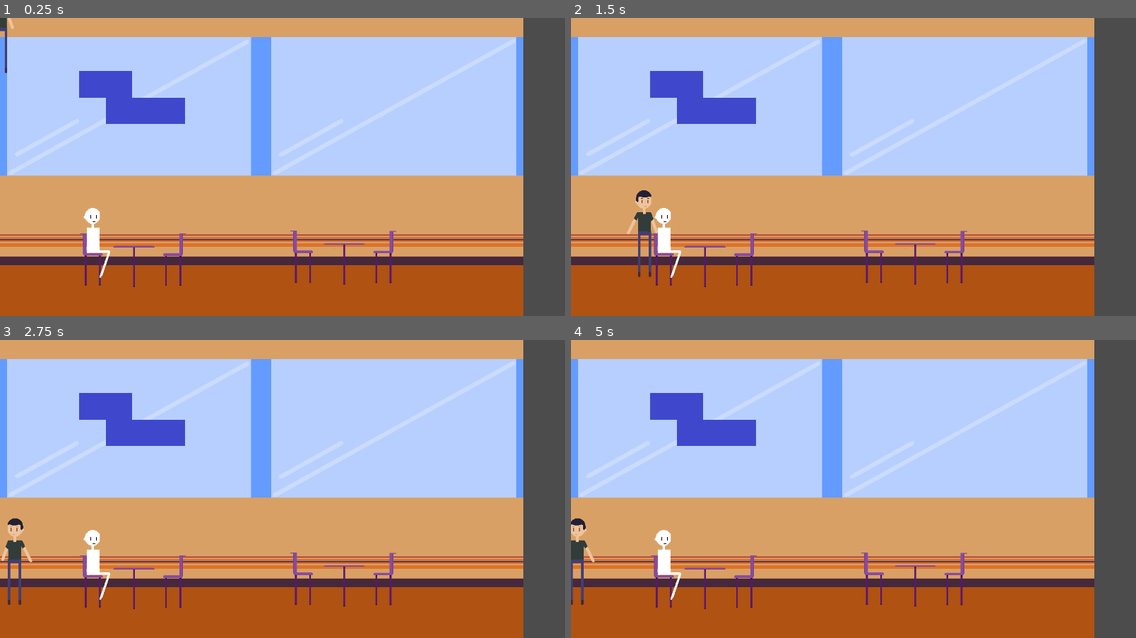
Above: before the commit, frames 1-4 (two rows, left to right).
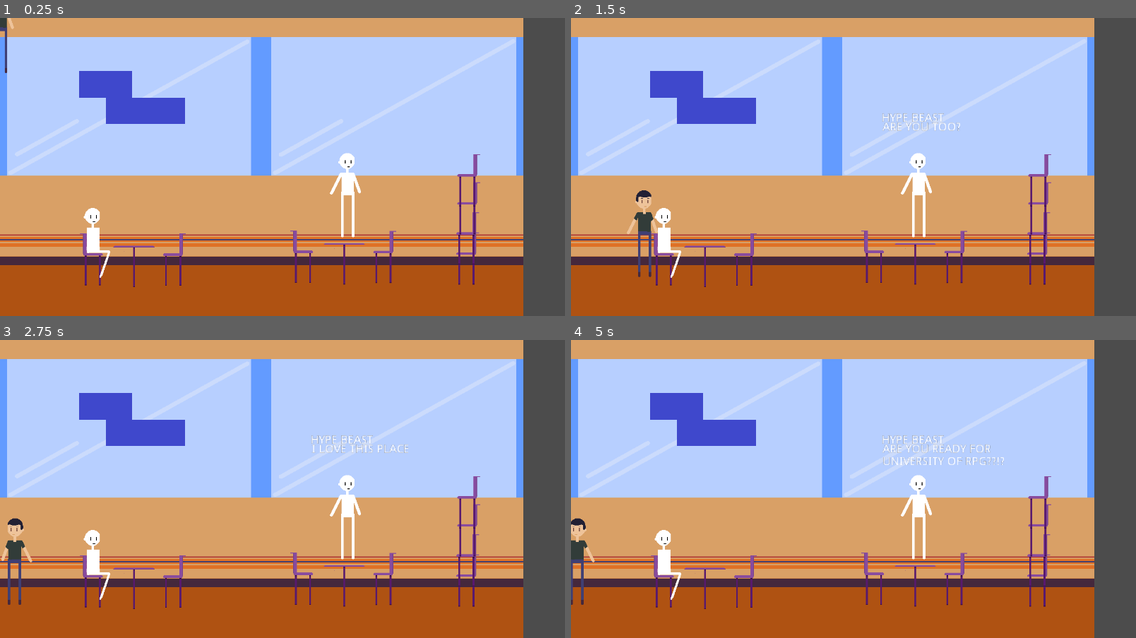
Above: after the commit, the same moments.

Repository: orangeorigins/gamejam_rpg
Game: Godot game, scene res://Scenes/DC.tscn
The game is run twice, just before and just after one commit, with the same random seed, the same clock (stepped at 60 frames per second) and the same inputs.
Inputs:
- Up to frame 1 (0.25 s): no input
- Up to frame 2 (1.5 s): tap Enter (ui_accept) at 0.5, 0.6, 0.77, 1.07, 1.35 s; hold D (right) from 0.53 s (still down)
- Up to frame 3 (2.75 s): tap Enter (ui_accept) at 1.52, 1.82, 2.1 s; release D (right) at 2.03 s; hold A (left) from 2.03 s (still down)
- Up to frame 4 (5 s): release A (left) at 2.78 s; hold D (right) 2.78-4.28 s; tap Enter (ui_accept) at 2.85, 3.02, 3.32, 3.6, 3.77, 4.07, 4.35, 4.52, 4.82 s; hold A (left) from 4.28 s (still down)

The runs differ from the first frame. In frame 1, 1.0% of the frame differs, in the area x 58-85%, y 45-90%; in frame 2, 1.3%; in frame 3, 1.3%; in frame 4, 1.5%, in the area x 55-85%, y 31-90%.

Commit message:
sample text

Diff:
--- a/project/Scenes/DC.tscn
+++ b/project/Scenes/DC.tscn
@@ -6,6 +6,7 @@
 [ext_resource path="res://Scenes/Chair.tscn" type="PackedScene" id=4]
 [ext_resource path="res://Scenes/DC Table.tscn" type="PackedScene" id=5]
 [ext_resource path="res://Art/NPC SITTING.png" type="Texture" id=6]
+[ext_resource path="res://Scenes/NPC.tscn" type="PackedScene" id=7]
 
 [node name="DC" type="Node2D"]
 
@@ -40,6 +41,22 @@
 position = Vector2( 921.245, 523.452 )
 scale = Vector2( -1, 1 )
 
+[node name="Chair6" parent="." instance=ExtResource( 4 )]
+position = Vector2( 1121.93, 527.128 )
+scale = Vector2( -1, 1 )
+
+[node name="Chair7" parent="." instance=ExtResource( 4 )]
+position = Vector2( 1121.93, 478.612 )
+scale = Vector2( -1, 1 )
+
+[node name="Chair8" parent="." instance=ExtResource( 4 )]
+position = Vector2( 1124.13, 405.838 )
+scale = Vector2( -1, 1 )
+
+[node name="Chair9" parent="." instance=ExtResource( 4 )]
+position = Vector2( 1124.13, 338.209 )
+scale = Vector2( -1, 1 )
+
 [node name="DC Table" parent="." instance=ExtResource( 5 )]
 position = Vector2( 322.467, 533.194 )
 
@@ -49,3 +66,7 @@
 [node name="NPC SITTING" type="Sprite" parent="."]
 position = Vector2( 230.828, 528.28 )
 texture = ExtResource( 6 )
+
+[node name="NPC" parent="." instance=ExtResource( 7 )]
+position = Vector2( 845.263, 413.684 )
+dialog = [ "HEY MAN", "ARE YOU READY FOR UNIVERSITY OF RPG??!?", "I LOVE THIS PLACE", "MAN IM SO READY TO GO HERE", "ARE YOU TOO?" ]
--- a/project/Scenes/NPC.gd
+++ b/project/Scenes/NPC.gd
@@ -4,20 +4,40 @@
 onready var col = $Area2D/CollisionShape2D
 
 # Declare member variables here. Examples:
-export var npc_name = ''
-export var dialog = []
+export var npc_name : String = ''
+export var dialog = ["HEY MAN", "ARE YOU READY FOR UNIVERSITY OF RPG??!?"]
+var dialog_index = 0
 
-
+var near_player : bool = false
 
 # Called when the node enters the scene tree for the first time.
 func _ready():
 	area.connect("body_entered", self, "_on_Area2D_body_entered")
+	$RichTextLabel2.text = ""
+	$RichTextLabel.text = ""
 
-# Called every frame. 'delta' is the elapsed time since the previous frame.
-#func _process(delta):
-#	pass
+func _process(delta):
+	if Input.is_action_just_pressed("ui_accept"):
+		$RichTextLabel2.text = npc_name
+		$RichTextLabel.text= dialog[dialog_index]
+		dialog_index += 1
+		if dialog_index >= dialog.size():
+			dialog_index = 0
+
+	pass
 
 
 func _on_Area2D_body_entered(body):
 	if not body.name == "Player":
 		return
+	near_player = true
+
+func _on_Area2D_body_exited(body):
+	if not body.name == "Player":
+		return
+	near_player = false
+	dialog_index = 0
+	$RichTextLabel2.text = ""
+	$RichTextLabel.text = ""
+
+	pass # Replace with function body.
--- a/project/Scenes/NPC.tscn
+++ b/project/Scenes/NPC.tscn
@@ -8,6 +8,7 @@
 
 [node name="NPC" type="Node2D"]
 script = ExtResource( 1 )
+npc_name = "HYPE BEAST"
 
 [node name="NPC_Template" type="Sprite" parent="."]
 position = Vector2( -6, 0 )
@@ -19,4 +20,22 @@
 position = Vector2( -5.51138, 13.8635 )
 shape = SubResource( 1 )
 
+[node name="RichTextLabel" type="RichTextLabel" parent="."]
+margin_left = -92.0
+margin_top = -163.0
+margin_right = 94.0
+margin_bottom = -61.0
+rect_scale = Vector2( 2, 2 )
+
+[node name="RichTextLabel2" type="RichTextLabel" parent="."]
+margin_left = -93.7169
+margin_top = -185.283
+margin_right = 149.283
+margin_bottom = -152.283
+rect_scale = Vector2( 2, 2 )
+bbcode_enabled = true
+bbcode_text = "[b]NAME[/b]"
+text = "NAME"
+
 [connection signal="body_entered" from="Area2D" to="." method="_on_Area2D_body_entered" binds= [ false ]]
+[connection signal="body_exited" from="Area2D" to="." method="_on_Area2D_body_exited"]
--- a/project/Scenes/Player.gd
+++ b/project/Scenes/Player.gd
@@ -29,7 +29,7 @@
 		velocity.y = 0
 
 	#jump
-	if Input.is_action_just_pressed("up"):
+	if Input.is_action_pressed("up") && is_on_floor():
 		velocity.y = -500
 
 	move_and_slide(velocity, Vector2(0, -1))
Not shown: 1 places in project/Scenes/DC.tscn that only renumber resources
